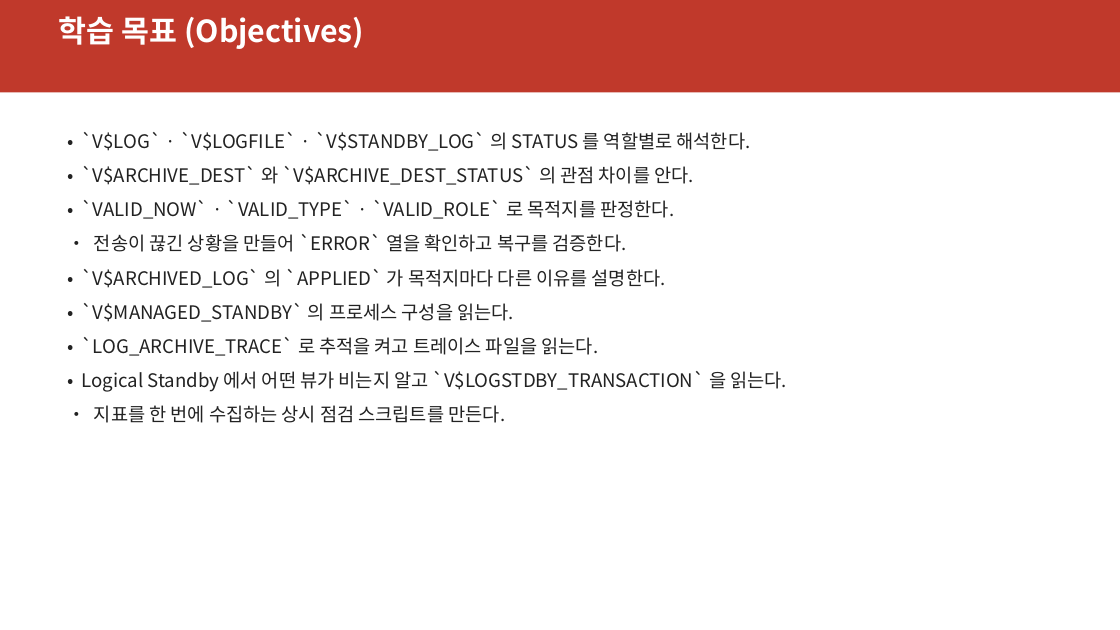
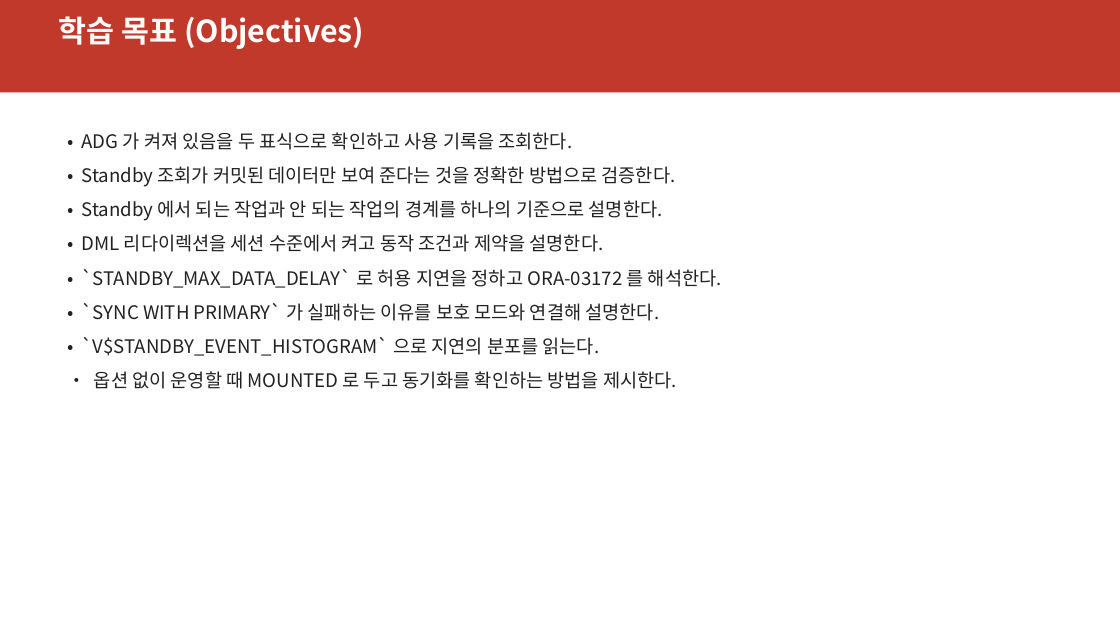
Before and after one commit to elpisk/OracleManual, a slide deck: slide 2 of ADG/15장/15장_V뷰기반모니터링과문제해결.pptx. Drawn at 1120x630 pixels with LibreOffice and Linux fonts; fonts in the diff are those of the drawing. Boxes give left, top, right and bottom in pixels: in the first picture for what was removed or moved away, otherwise in the second. Text is boxed around its words. In the diff, an @@ line names an element or a change of style, - is before the commit and + after.

```diff
--- a/ADG/15장/15장_V뷰기반모니터링과문제해결.pptx
+++ b/ADG/15장/15장_V뷰기반모니터링과문제해결.pptx
@@ text at [82, 132, 722, 389]: text changed @@
-• `V$LOG` · `V$LOGFILE` · `V$STANDBY_LOG` 의 STATUS 를 역할별로 해석한다.
-• `V$ARCHIVE_DEST` 와 `V$ARCHIVE_DEST_STATUS` 의 관점 차이를 안다.
-• `VALID_NOW` · `VALID_TYPE` · `VALID_ROLE` 로 목적지를 판정한다.
-• 전송이 끊긴 상황을 만들어 `ERROR` 열을 확인하고 복구를 검증한다.
-• `V$ARCHIVED_LOG` 의 `APPLIED` 가 목적지마다 다른 이유를 설명한다.
-• `V$MANAGED_STANDBY` 의 프로세스 구성을 읽는다.
-• `LOG_ARCHIVE_TRACE` 로 추적을 켜고 트레이스 파일을 읽는다.
-• Logical Standby 에서 어떤 뷰가 비는지 알고 `V$LOGSTDBY_TRANSACTION` 을 읽는다.
-• 지표를 한 번에 수집하는 상시 점검 스크립트를 만든다.
+• ADG 가 켜져 있음을 두 표식으로 확인하고 사용 기록을 조회한다.
+• Standby 조회가 커밋된 데이터만 보여 준다는 것을 정확한 방법으로 검증한다.
+• Standby 에서 되는 작업과 안 되는 작업의 경계를 하나의 기준으로 설명한다.
+• DML 리다이렉션을 세션 수준에서 켜고 동작 조건과 제약을 설명한다.
+• `STANDBY_MAX_DATA_DELAY` 로 허용 지연을 정하고 ORA-03172 를 해석한다.
+• `SYNC WITH PRIMARY` 가 실패하는 이유를 보호 모드와 연결해 설명한다.
+• `V$STANDBY_EVENT_HISTOGRAM` 으로 지연의 분포를 읽는다.
+• 옵션 없이 운영할 때 MOUNTED 로 두고 동기화를 확인하는 방법을 제시한다.
```
Also in this commit, not shown: 11 other slides changed, 26 slides added, 32 slides removed, 12 other files.
